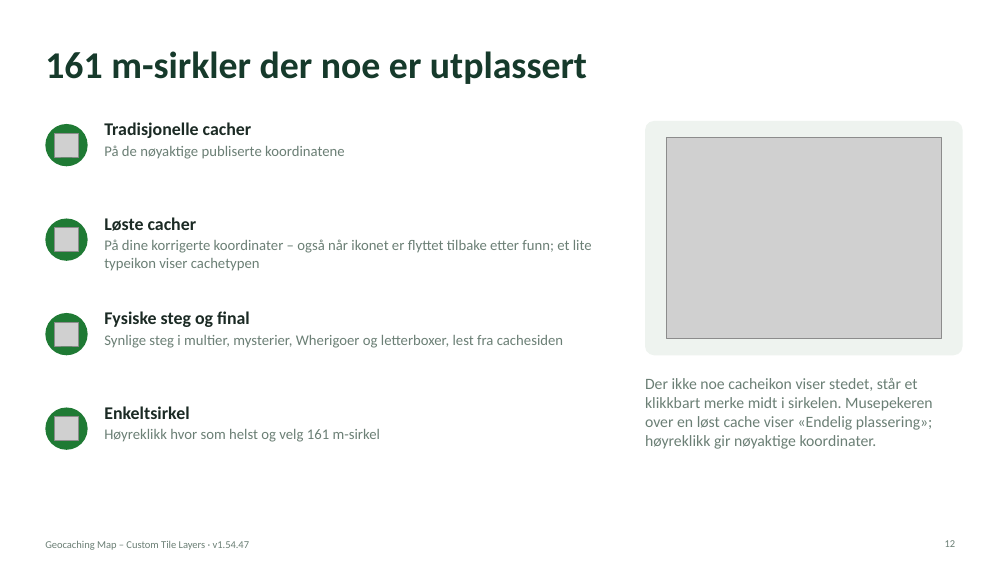
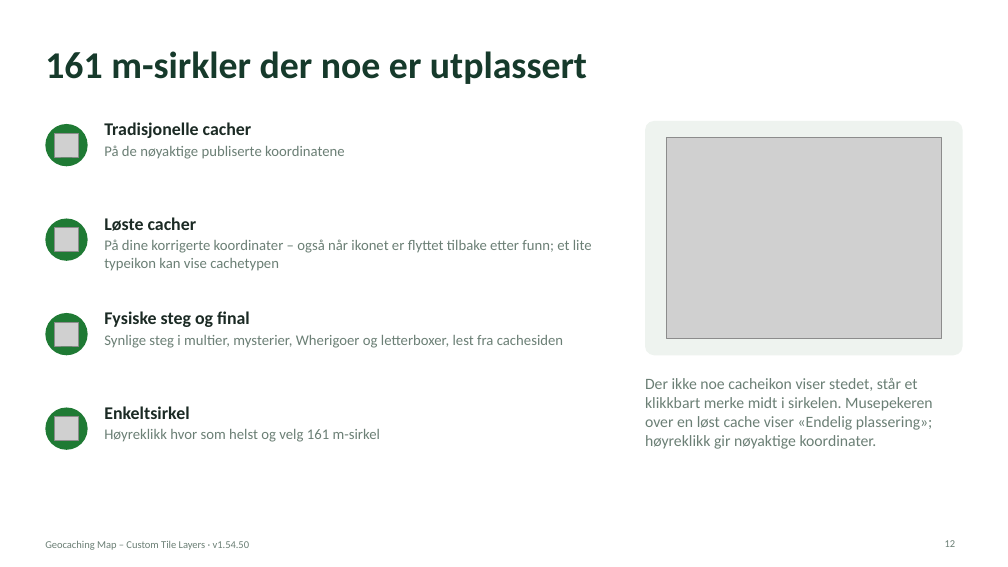
Before and after one commit to knutos/custom-tiles, a slide deck: slide 12 of docs/Geocaching-Map-Custom-Tile-Layers-Presentasjon.pptx. Drawn at 1008x567 pixels with LibreOffice and Linux fonts; fonts in the diff are those of the drawing; grey boxes stand for pictures. Boxes give left, top, right and bottom in pixels: in the first picture for what was removed or moved away, otherwise in the second. Text is boxed around its words. In the diff, an @@ line names an element or a change of style, - is before the commit and + after.

```diff
--- a/docs/Geocaching-Map-Custom-Tile-Layers-Presentasjon.pptx
+++ b/docs/Geocaching-Map-Custom-Tile-Layers-Presentasjon.pptx
@@ text at box(104, 239, 592, 271): text changed @@
-På dine korrigerte koordinater – også når ikonet er flyttet tilbake etter funn; et lite typeikon viser cachetypen
+På dine korrigerte koordinater – også når ikonet er flyttet tilbake etter funn; et lite typeikon kan vise cachetypen
@@ text at box(45, 541, 250, 550): text changed @@
-Geocaching Map – Custom Tile Layers · v1.54.47
+Geocaching Map – Custom Tile Layers · v1.54.50
```
Also in this commit, not shown: 15 other slides changed, 9 other files.
